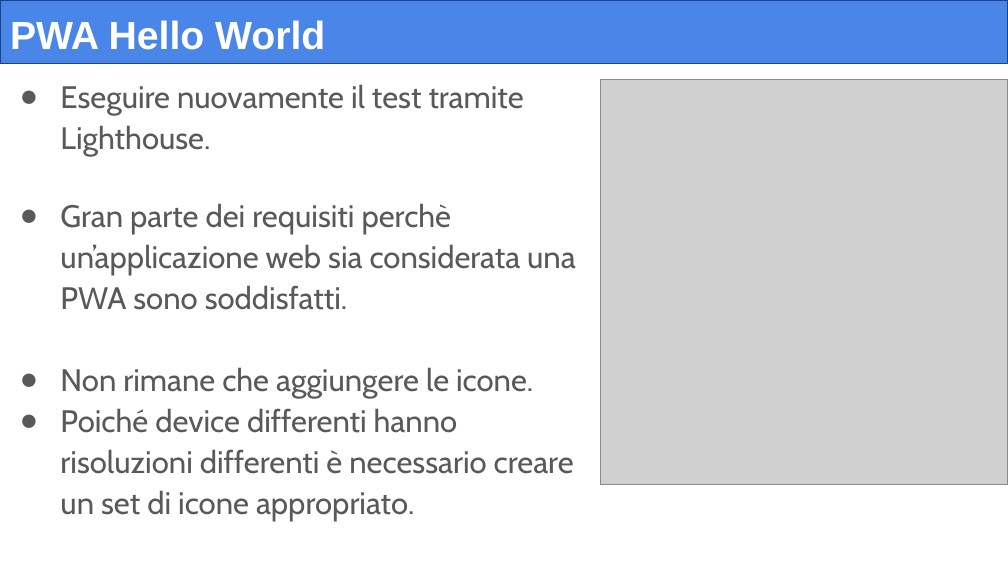
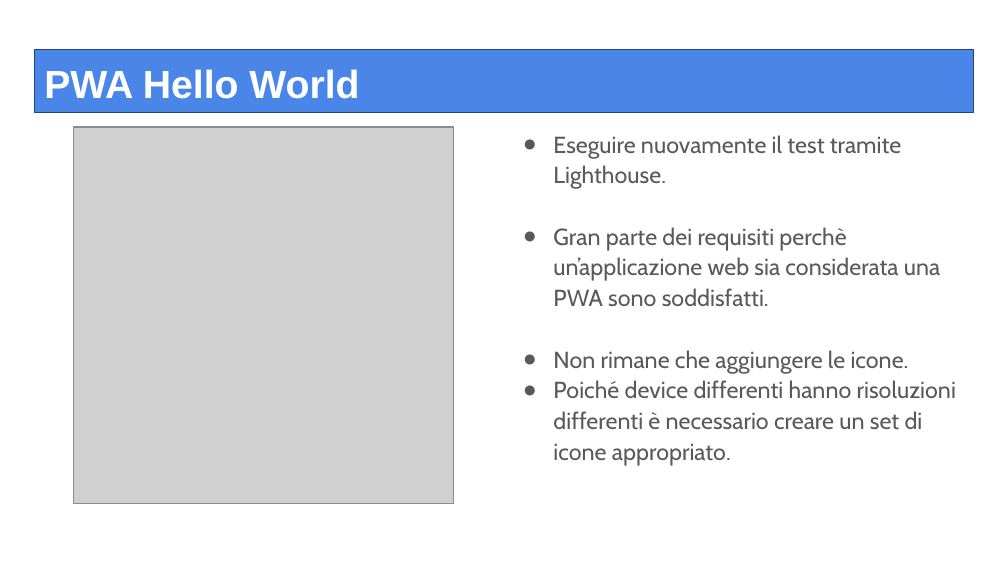
Before and after one commit to nonnt66v2/Tech-web-montellaForked, a slide deck: slide 32 of slide/08-Tecnologie_Web-Progressive_Web_Apps.pptx. Drawn at 1008x567 pixels with LibreOffice and Linux fonts; fonts in the diff are those of the drawing; grey boxes stand for pictures. Boxes give left, top, right and bottom in pixels: in the first picture for what was removed or moved away, otherwise in the second. Text is boxed around its words. In the diff, an @@ line names an element or a change of style, - is before the commit and + after.

```diff
--- a/slide/08-Tecnologie_Web-Progressive_Web_Apps.pptx
+++ b/slide/08-Tecnologie_Web-Progressive_Web_Apps.pptx
@@ title "PWA Hello World": place and size @@
-title "PWA Hello World" at [0,0,1008,64]
+title "PWA Hello World" at [34,49,974,113]
@@ title "PWA Hello World" at [34,49,974,113]: outline #1C4587 0.75 pt to #1C4587 0.74 pt @@
@@ picture: place and size @@
-picture at [601,80,1008,484]
+picture at [74,127,453,504]
@@ text "Eseguire nuovamente il test tramite ...": place and size @@
-text "Eseguire nuovamente il test tramite ..." at [60,84,576,522]
+text "Eseguire nuovamente il test tramite ..." at [553,135,956,466]
@@ text "Eseguire nuovamente il test tramite ..." at [553,135,956,466]: size 22.2 to 16.6 pt; indent changed @@
```
Also in this commit, not shown: 32 other slides changed, 11 other files.
